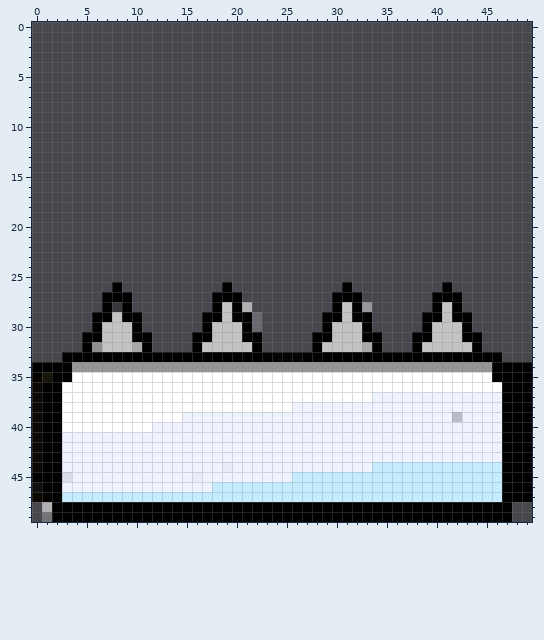
One commit to this pixel-art sprite: resource/Spike.png. This is how it looked before the edit.
The file is 50x50 pixels. Pixels under 10% opacity are left out. Colours within 5 levels of each other are drawn and written as one.
Now the later version:
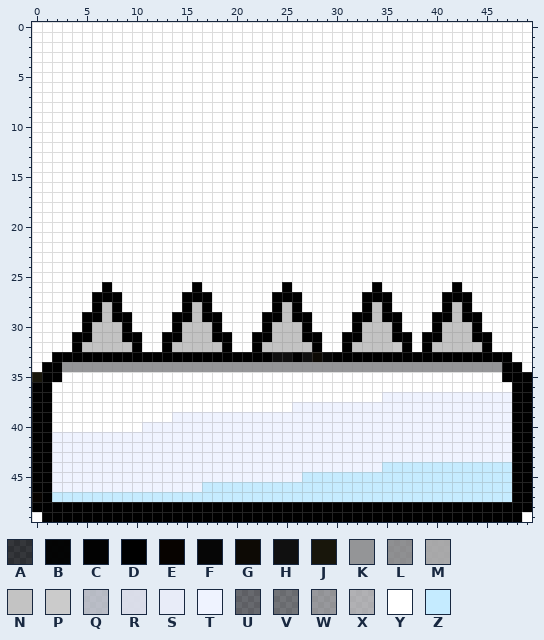
Palette (. is transparent): A #0000003d  B #000000ef  C #000000f7  D #000000  E #070300  F #060606  G #0d0a05  H #101010  J #18160b  K #949597  L #afafafb2  M #bbbbbbd7  N #c3c3c3  P #cbcbcb  Q #eaeef9b4  R #eff2ffe0  S #eff3fff5  T #eff3ff  U #ffffff2e  V #ffffff3d  W #ffffff70  X #ffffff93  Y #ffffff  Z #c5ebff
The exact change:
@@ x 0..49 @@
- 0 ..................................................
- 1 ..................................................
- 2 ..................................................
- 3 ..................................................
- 4 ..................................................
- 5 ..................................................
- 6 ..................................................
- 7 ..................................................
- 8 ..................................................
- 9 ..................................................
-10 ..................................................
-11 ..................................................
-12 ..................................................
-13 ..................................................
-14 ..................................................
-15 ..................................................
-16 ..................................................
-17 ..................................................
-18 ..................................................
-19 ..................................................
-20 ..................................................
-21 ..................................................
-22 ..................................................
-23 ..................................................
-24 ..................................................
-25 ..................................................
-26 ........D..........D...........D.........D........
-27 .......DDD........DDD.........DDD.......DDD.......
-28 .......DAD........DNDX........DNDW......DND.......
-29 ......DDNDD......DDNDDU......DDNDD.....DDNDD......
-30 ......DNNND......DNNNDU......DNNND.....DNNND......
-31 .....DDNNNDD....DDNNNDD.....DDNNNDD...DDNNNDD.....
-32 .....DLNNNMD....DNNNNND.....DNNNNMD...DNNNNND.....
-33 ...DDDDDDDDDDDDDDDDDDDDCBBBCCDDDDDDDDDDDDDDDDDD...
-34 DDDDKKKKKKKKKKKKKKKKKKKKKKKKKKKKKKKKKKKKKKKKKKDDDD
-35 EJDDYYYYYYYYYYYYYYYYYYYYYYYYYYYYYYYYYYYYYYYYYYDDDD
-36 GDDYYYYYYYYYYYYYYYYYYYYYYYYYYYYYYYYYYYYYYYYYYYYDDD
-37 GDDYYYYYYYYYYYYYYYYYYYYYYYYYYYYYYYTTTTTTTTTTTTTDDD
-38 GDDYYYYYYYYYYYYYYYYYYYYYYYTTTTTTTTTTTTTTTTTTTTTDDD
-39 GDDYYYYYYYYYYYYTTTTTTTTTTTTTTTTTTTTTTTTTTTQTTTTDDD
-40 GDDYYYYYYYYYTTTTTTTTTTTTTTTTTTTTTTTTTTTTTTTTTTTDDD
-41 GDDTTTTTTTTTTTTTTTTTTTTTTTTTTTTTTTTTTTTTTTTTTTTDDD
-42 GDDTTTTTTTTTTTTTTTTTTTTTTTTTTTTTTTTTTTTTTTTTTTTDDD
-43 GDDTTTTTTTTTTTTTTTTTTTTTTTTTTTTTTTTTTTTTTTTTTTTDDD
-44 GDDTTTTTTTTTTTTTTTTSTTTTTTTTTTTTTTZZZZZZZZZZZZZDDD
-45 DDDRTTTTTTTTTTTTSTTTTTTTTTZZZZZZZZZZZZZZZZZZZZZDDD
-46 HDDTTTTTTTTTTTTTTTZZZZZZZZZZZZZZZZZZZZZZZZZZZZZDDD
-47 GEDZZZZZZZZZZZZZZZZZZZZZZZZZZZZZZZZZZZZZZZZZZZZDDD
-48 .XDDDDDDDDDDDDDDDDDDDDDDDDDDDDDDDDDDDDDDDDDDDDDD..
-49 .VDDDDDDDDDDDDDDDDDDDDDDDDDDDDDDDDDDDDDDDDDDDDDD..
+ 0 YYYYYYYYYYYYYYYYYYYYYYYYYYYYYYYYYYYYYYYYYYYYYYYYYY
+ 1 YYYYYYYYYYYYYYYYYYYYYYYYYYYYYYYYYYYYYYYYYYYYYYYYYY
+ 2 YYYYYYYYYYYYYYYYYYYYYYYYYYYYYYYYYYYYYYYYYYYYYYYYYY
+ 3 YYYYYYYYYYYYYYYYYYYYYYYYYYYYYYYYYYYYYYYYYYYYYYYYYY
+ 4 YYYYYYYYYYYYYYYYYYYYYYYYYYYYYYYYYYYYYYYYYYYYYYYYYY
+ 5 YYYYYYYYYYYYYYYYYYYYYYYYYYYYYYYYYYYYYYYYYYYYYYYYYY
+ 6 YYYYYYYYYYYYYYYYYYYYYYYYYYYYYYYYYYYYYYYYYYYYYYYYYY
+ 7 YYYYYYYYYYYYYYYYYYYYYYYYYYYYYYYYYYYYYYYYYYYYYYYYYY
+ 8 YYYYYYYYYYYYYYYYYYYYYYYYYYYYYYYYYYYYYYYYYYYYYYYYYY
+ 9 YYYYYYYYYYYYYYYYYYYYYYYYYYYYYYYYYYYYYYYYYYYYYYYYYY
+10 YYYYYYYYYYYYYYYYYYYYYYYYYYYYYYYYYYYYYYYYYYYYYYYYYY
+11 YYYYYYYYYYYYYYYYYYYYYYYYYYYYYYYYYYYYYYYYYYYYYYYYYY
+12 YYYYYYYYYYYYYYYYYYYYYYYYYYYYYYYYYYYYYYYYYYYYYYYYYY
+13 YYYYYYYYYYYYYYYYYYYYYYYYYYYYYYYYYYYYYYYYYYYYYYYYYY
+14 YYYYYYYYYYYYYYYYYYYYYYYYYYYYYYYYYYYYYYYYYYYYYYYYYY
+15 YYYYYYYYYYYYYYYYYYYYYYYYYYYYYYYYYYYYYYYYYYYYYYYYYY
+16 YYYYYYYYYYYYYYYYYYYYYYYYYYYYYYYYYYYYYYYYYYYYYYYYYY
+17 YYYYYYYYYYYYYYYYYYYYYYYYYYYYYYYYYYYYYYYYYYYYYYYYYY
+18 YYYYYYYYYYYYYYYYYYYYYYYYYYYYYYYYYYYYYYYYYYYYYYYYYY
+19 YYYYYYYYYYYYYYYYYYYYYYYYYYYYYYYYYYYYYYYYYYYYYYYYYY
+20 YYYYYYYYYYYYYYYYYYYYYYYYYYYYYYYYYYYYYYYYYYYYYYYYYY
+21 YYYYYYYYYYYYYYYYYYYYYYYYYYYYYYYYYYYYYYYYYYYYYYYYYY
+22 YYYYYYYYYYYYYYYYYYYYYYYYYYYYYYYYYYYYYYYYYYYYYYYYYY
+23 YYYYYYYYYYYYYYYYYYYYYYYYYYYYYYYYYYYYYYYYYYYYYYYYYY
+24 YYYYYYYYYYYYYYYYYYYYYYYYYYYYYYYYYYYYYYYYYYYYYYYYYY
+25 YYYYYYYYYYYYYYYYYYYYYYYYYYYYYYYYYYYYYYYYYYYYYYYYYY
+26 YYYYYYYDYYYYYYYYDYYYYYYYYDYYYYYYYYDYYYYYYYDYYYYYYY
+27 YYYYYYDDDYYYYYYDDDYYYYYYDDDYYYYYYDDDYYYYYDDDYYYYYY
+28 YYYYYYDNDYYYYYYDNDYYYYYYDNDYYYYYYDNDYYYYYDNDYYYYYY
+29 YYYYYDDNDDYYYYDDNDDYYYYDDNDDYYYYDDNDDYYYDDNDDYYYYY
+30 YYYYYDNNNDYYYYDNNNDYYYYDNNNDYYYYDNNNDYYYDNNNDYYYYY
+31 YYYYDDNNNDDYYDDNNNDDYYDDNNNDDYYDDNNNDDYDDNNNDDYYYY
+32 YYYYDNNNNNDYYDNNNNNDYYDNNNNNDYYDNNNNPDYDNNNNNDYYYY
+33 YYDDDDDDDDDDDDDDDDDDDDDDHHDHGFDDDDDDDDDDDDDDDDDDYY
+34 YDDKKKKKKKKKKKKKKKKKKKKKKKKKKKKKKKKKKKKKKKKKKKKDDY
+35 JDDYYYYYYYYYYYYYYYYYYYYYYYYYYYYYYYYYYYYYYYYYYYYDDD
+36 DDYYYYYYYYYYYYYYYYYYYYYYYYYYYYYYYYYYYYYYYYYYYYYYDD
+37 DDYYYYYYYYYYYYYYYYYYYYYYYYYYYYYYYYYTTTTTTTTTTTTTDD
+38 DDYYYYYYYYYYYYYYYYYYYYYYYYTTTTTTTTTTTTTTTTTTTTTTDD
+39 DDYYYYYYYYYYYYTTTTTTTTTTTTTTTTTTTTTTTTTTTTTTTTTTDD
+40 DDYYYYYYYYYTTTTTTTTTTTTTTTTTTTTTTTTTTTTTTTTTTTTTDD
+41 DDTTTTTTTTTTTTTTTTTTTTTTTTTTTTTTTTTTTTTTTTTTTTTTDD
+42 DDTTTTTTTTTTTTTTTTTTTTTTTTTTTTTTTTTTTTTTTTTTTTTTDD
+43 DDTTTTTTTTTTTTTTTTTTTTTTTTTTTTTTTTTTTTTTTTTTTTTTDD
+44 DDTTTTTTTTTTTTTTTTTTTTTTTTTTTTTTTTTZZZZZZZZZZZZZDD
+45 DDTTTTTTTTTTTTTTTTTTTTTTTTTZZZZZZZZZZZZZZZZZZZZZDD
+46 DDTTTTTTTTTTTTTTTZZZZZZZZZZZZZZZZZZZZZZZZZZZZZZZDD
+47 EDZZZZZZZZZZZZZZZZZZZZZZZZZZZZZZZZZZZZZZZZZZZZZZDD
+48 DDDDDDDDDDDDDDDDDDDDDDDDDDDDDDDDDDDDDDDDDDDDDDDDDD
+49 YDDDDDDDDDDDDDDDDDDDDDDDDDDDDDDDDDDDDDDDDDDDDDDDDY
